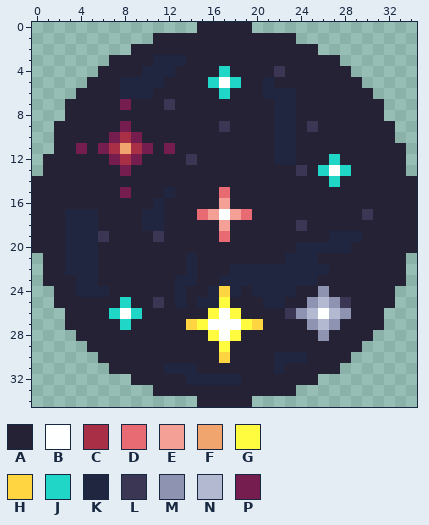
Two states of a pixel-art sprite, Assets/Core/Art/Sprites/UI/Placeholders/Placeholder_orbit.png. That is the earlier state.
The file is 35x35 pixels. Colours within 5 levels of each other are drawn and written as one.
Palette (. is transparent): A #252235  B #feffff  C #a92f46  D #e86b73  E #f4a096  F #f0a56e  G #fffc3f  H #ffd541  J #20d6c7  K #202640  L #3b3654  M #8e93b1  N #b3b9d1  P #751d4f
Pixels before, first column x 0:
 0 ...............AAAAA...............
 1 ...........AAAAAAAAAAAAA...........
 2 .........AAAAAAAAAAAAAAAAA.........
 3 .......AAAAKKKAAAAAAAAAAAAAA.......
 4 ......AAAAKKKAAAAJAAAALAAAAAA......
 5 .....AAAKKKKAAAAJBJAAKAAAAAAAA.....
 6 ....AAAAKKKAAAAAAJAAAKKKAAAAAAA....
 7 ...AAAAAPAAALAAAAAAAAAKKAAAAAAAA...
 8 ...AAAAAAAAAAAAAAAAAAAKKAAAAAAAA...
 9 ..AAAAAAPAAAAAAAALAAAAKKALAAAAAAA..
10 ..AAAAAPCPAAAAAAAAAAAAKKAAAAAAAAA..
11 ..AAPAPCFCPAPAAAAAAAAAKKAAAAAAAAAA.
12 .AAAAAAPCPAAAALAAAAAAAKKAAAJAAAAAA.
13 .AAAAAAAPAAAAAAAAAAAAAAALAJBJAAAAA.
14 AAAAAAAAAAAAAAAAAAAAAAAAAAAJAAAAAAA
15 AAAAAAAAPAAAKAAAADAAAAAAAAAAAAAAAAA
16 AAAAAAAAAAAKAAAAAEAAAAAAAAAAAAAAAAA
17 AAAKKKAAAAKKAAADEBEDAAAAAAAAAALAAAA
18 AAAKKKAAAAKKAAAAAEAAAAAALAAAAAAAAAA
19 AAAKKKLAAAALAAAAADAAAAAAAAAKKKAAAAA
20 AAAKKKAAAAAAAAAAAAAAAAAAKKKKKAAAAAA
21 .AAKKKAAAAAAAAKAAAAAAAAKKKAAAAAAAA.
22 .AAKKKAAAAAAAAKAAAKKKKKKKKKAAAAAAA.
23 .AAAKKAAAAAAAKKAAKKKKKKKKKAAAAAAAA.
24 ..AAKKKAAAAAAKAAKHKAKKKKAAMAAAAAA..
25 ..AAAAAAJAALAKAKKGAAAKKAAMNMLAAAA..
26 ...AAAAJBJAAAAAAGBGAAAALMNBNMAAA...
27 ...AAAAAJAAAAAHGBBBGHAAAAMNMAAAA...
28 ....AAAAAAAAAAAAGBGAAAAAAAMAAAA....
29 .....AAAAAAAAAAAAGAAAAAAAAAAAA.....
30 ......AAAAAAAAAAAHAAAAKKKAAAA......
31 .......AAAAAKKKAAAAAAAKAAAAA.......
32 .........AAAAAKKKKKAAAAAAA.........
33 ...........AAAAAAAAAAAAA...........
34 ...............AAAAA...............
The same view after the edit:
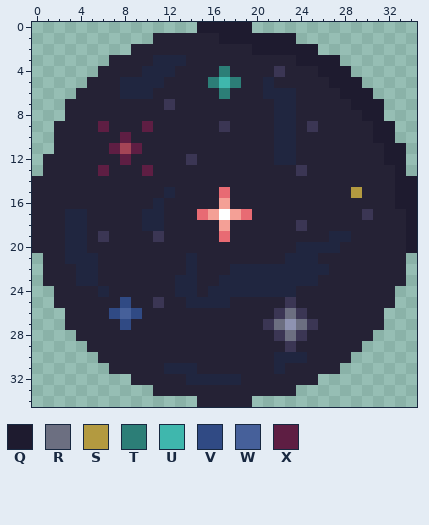
Colours new in this view: Q #1e1b2f  R #6c6f81  S #b39a40  T #2c7e77  U #3fb7ad  V #304a84  W #46609a  X #5e1e43
What changed:
colour F: #f0a56e -> #a44456
Changed rows in their new state; - is a pixel that keeps its letter.
first column x 3:
 0 ------------QQQQQ---------------
 1 --------------QQQQQQQ-----------
 2 -----------------QQQQQQ---------
 3 ---------------------QQQQ-------
 4 --------------T--------QQQ------
 5 -------------TUT--------QQQ-----
 6 --------------T----------QQQ----
 7 -----A--------------------QQQ---
 8 ---------------------------QQ---
 9 ---X-A-X--------------------QQ--
10 ----AXA---------------------QQ--
11 -A-AX-XA-A-------------------QQ-
12 ----AXA-----------------A----QQ-
13 ---X-A-X---------------AAA----Q-
14 ------------------------A-----QQ
15 -----A--------------------S---QQ
16 ------------------------------QQ
17 --A----------------------------Q
18 --A----------------------------Q
19 --A-----------------------A----Q
20 --A----------------------A-----Q
22 A-------------------------------
24 -AA--------K--K-K------A--------
25 -----V----AK--K---AAL-AAAA------
26 ----VWV------AAA---LRLAAAA------
27 -----V-----AAAAAAALRMRLAA-------
28 -------------AAA---LRL-A--------
29 --------------A-----L-----------
30 --------------A-----------------
